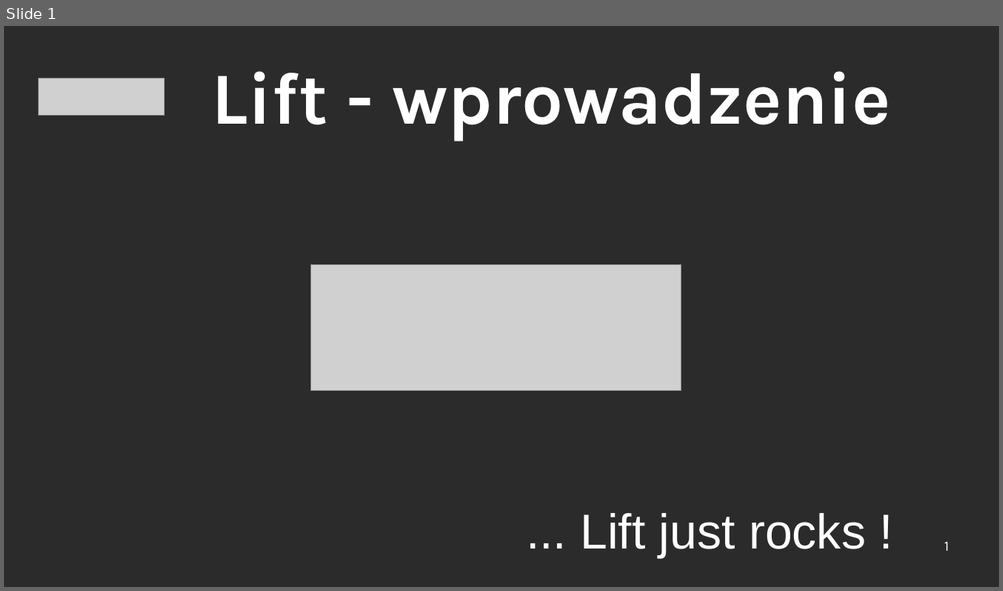
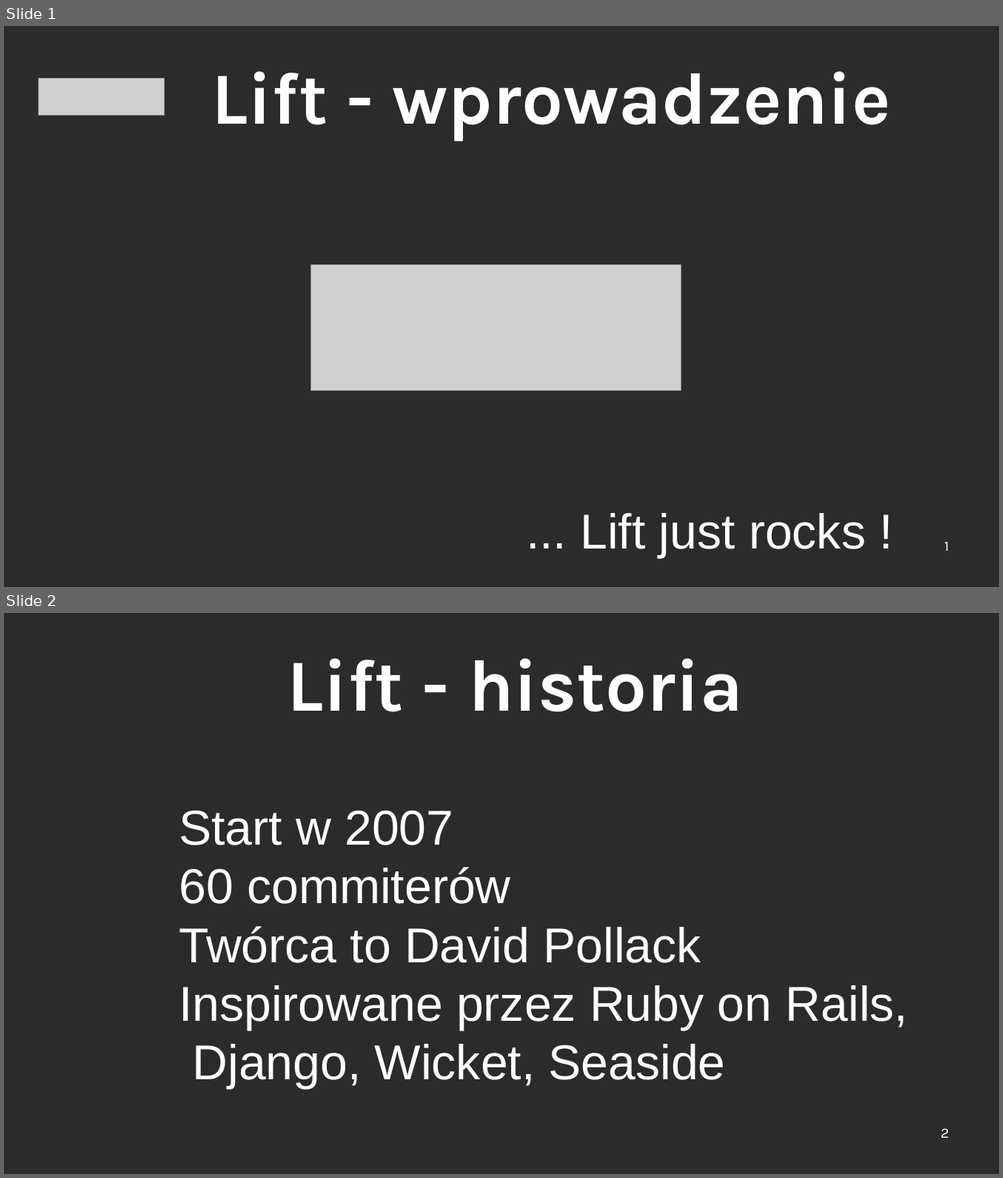
Before and after one commit to ScalaConsultants/lift-rest-demo, a slide deck: doc/lift-demo.odp. Shown one above the other, each under a label of ours: slide 1 before the commit, slides 1 and 2 after it. The pictures are 1003x591 and 1003x1178 pixels, drawn with LibreOffice and Linux fonts; fonts in the diff are those of the drawing; grey boxes stand for pictures; background and template pictures are left out; a plain dark background stands for a picture behind light text. Boxes give left, top, right and bottom in pixels: in the first picture for what was removed or moved away, otherwise in the second. Text is boxed around its words. In the diff, an @@ line names an element or a change of style, - is before the commit and + after.

```diff
--- a/doc/lift-demo.odp
+++ b/doc/lift-demo.odp
@@ slide 2 added at [4,613,999,1174], background picture (left out) @@
@@ title added at [287,658,743,712], 72 pt, text #FFFFFF, bold @@
+Lift - historia
@@ text added at [179,811,908,1089], 48 pt, text #FFFFFF @@
+Start w 2007
+60 commiterów
+Twórca to David Pollack
+Inspirowane przez Ruby on Rails,
+Django, Wicket, Seaside
@@ page number added at [940,1128,948,1138], 14 pt, text #FFFFFF @@
+2
```
Also in this commit, not shown: 8 other slides added, 9 slides removed.
